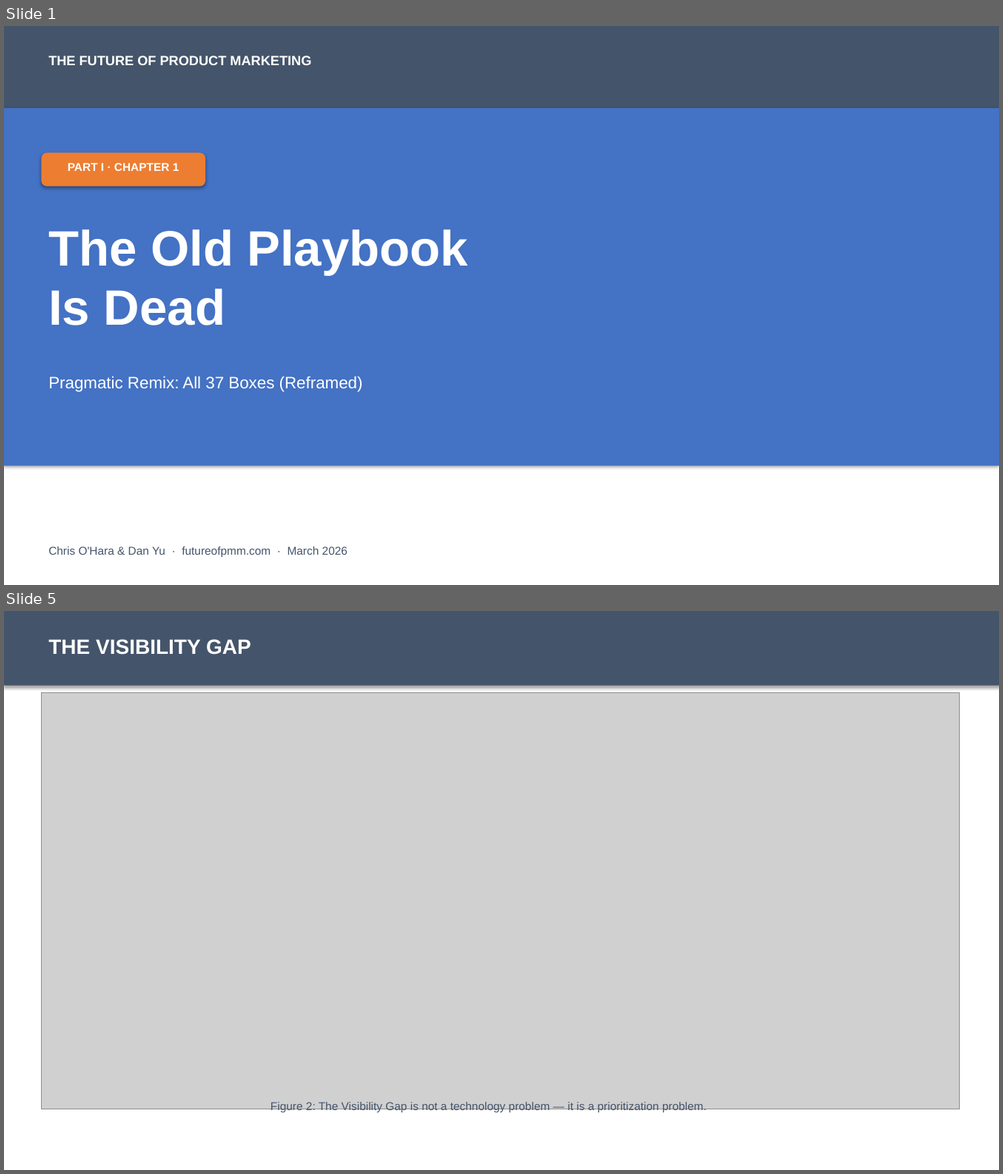
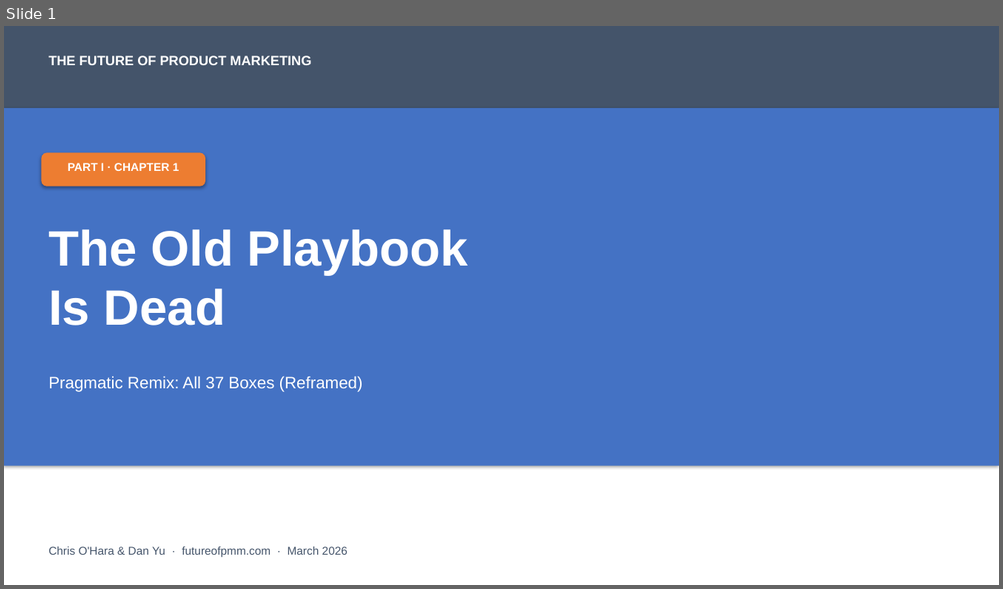
Before and after one commit to chrisohara99/futureofpmm, a slide deck: dist/curriculum/chapter-01/chapter-01-sap.pptx. Shown one above the other, each under a label of ours: slides 1 and 5 before the commit, slide 1 after it; the slides between them are not shown. The pictures are 1003x1174 and 1003x589 pixels, drawn with LibreOffice and Linux fonts; fonts in the diff are those of the drawing; grey boxes stand for pictures. Boxes give left, top, right and bottom in pixels: in the first picture for what was removed or moved away, otherwise in the second. Text is boxed around its words. In the diff, an @@ line names an element or a change of style, - is before the commit and + after.

Commit message:
Chapter 1: Updated with all 6 official graphics
PPT (11 slides):
- Core thesis
- Buyer Journey Compression
- Visibility Gap
- SEO to GEO
- New Awareness Stack
- Tiered Launch Model
- Pragmatic Funnel Map
- Three Clusters
- 10x Thesis
- CMO Perspective

Leave-behind PDF: 2 pages with all 6 figures

```diff
--- a/dist/curriculum/chapter-01/chapter-01-sap.pptx
+++ b/dist/curriculum/chapter-01/chapter-01-sap.pptx
@@ slide 5 removed at [4, 611, 999, 1170], background #FFFFFF @@
@@ rectangle removed at [4, 611, 999, 686] @@
@@ text removed at [48, 639, 251, 655] @@
-THE VISIBILITY GAP
@@ picture removed at [41, 693, 959, 1110] @@
@@ text removed at [270, 1102, 706, 1113] @@
-Figure 2: The Visibility Gap is not a technology problem — it is a prioritization problem.
```
Also in this commit, not shown: 6 slides changed, 4 slides added, 2 other slides removed, 11 other files.
